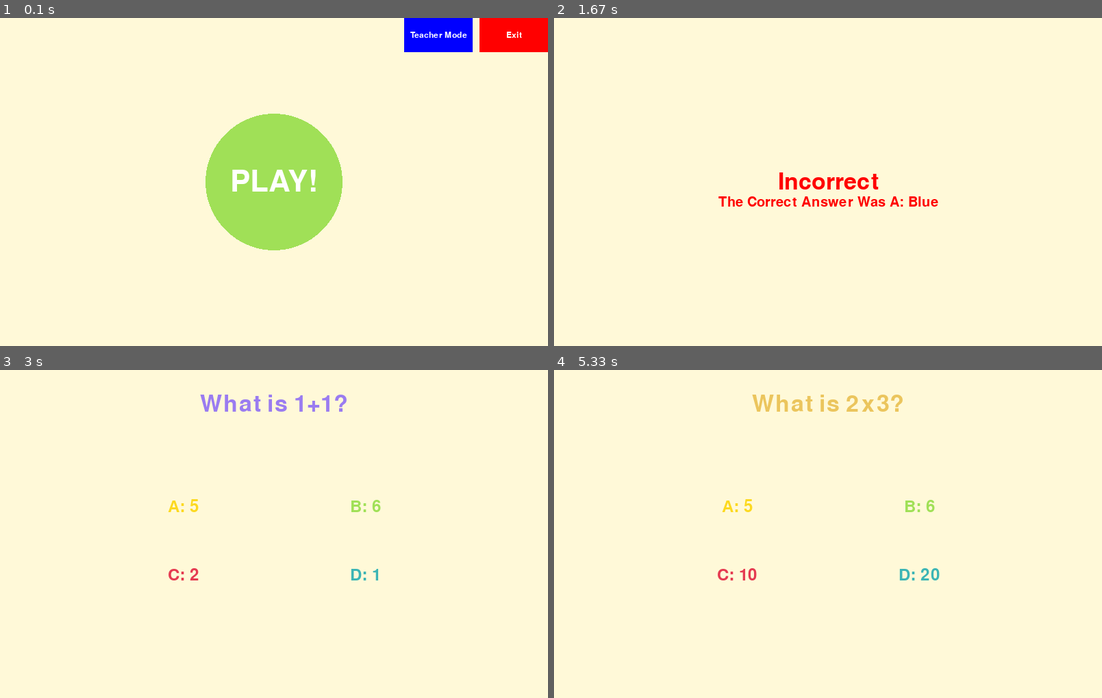
Above: before the commit, frames 1-4 (two rows, left to right).
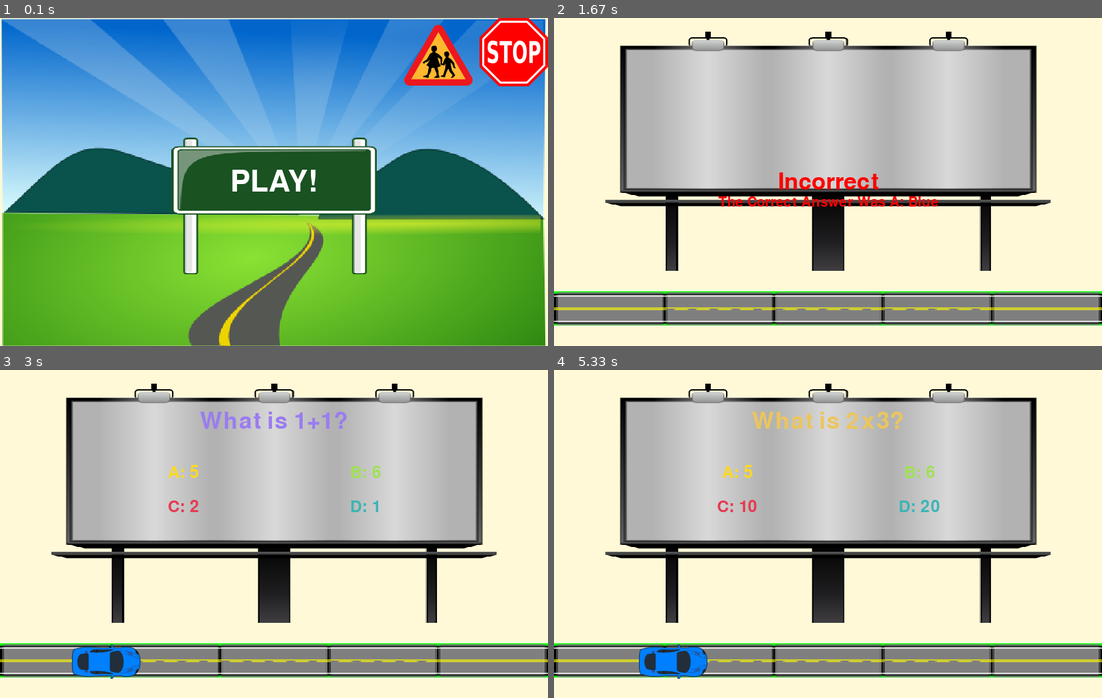
Above: after the commit, the same moments.

Repository: danielchriscarter/PiRight
Game: pygame game, started from home.py
The game is run twice, just before and just after one commit, with the same random seed, the same clock (stepped at 60 frames per second) and the same inputs.
Inputs (mouse positions are in pixels of both pictures, inside the frame that each line leads up to):
- Up to frame 1 (0.1 s): no input
- Up to frame 2 (1.67 s): click (828, 182) at 0.38 s; hold D 0.67-1.13 s; move the mouse to (910, 67) at 0.7 s
- Up to frame 3 (3 s): hold A 1.67-2.2 s; tap B at 2.67 s
- Up to frame 4 (5.33 s): hold D 3-3.63 s; tap C at 4.17 s; hold D 4.5-4.97 s; hold D from 5 s (still down)

The runs differ from the first frame. In frame 1, 98% of the frame differs, in the area x 0-100%, y 0-100%; in frame 2, 49%; in frame 3, 50%; in frame 4, 50%.

Commit message:
Looks better now and basic timer

Diff:
--- a/home.py
+++ b/home.py
@@ -18,17 +18,28 @@
 
     def Main(self):
 
+        playButton = pygame.image.load('green-road-sign-md.png')
+        playButton = pygame.transform.scale(playButton, (300, 200))
+        stopButton = pygame.image.load('stop.png')
+        teacherButton = pygame.image.load('teacherIcon.png')
+        homeBackground = pygame.image.load('country-side-hi.png')
+        homeBackground = pygame.transform.scale(homeBackground, (860,480))
+
         while 1:
             self.screen.fill((255, 249, 216))
-
+            self.screen.blit(homeBackground, (-30,0))
+            self.screen.blit(playButton, (250,175))
             centre_play = (400,240)
             radius_play = 100
             btn_teacher = (590,0,100,50)
             btn_exit = (700,0,100,50)
 
-            self.circle = pygame.draw.circle(self.screen, (160,224,87), centre_play, radius_play)
-            self.rect = pygame.draw.rect(self.screen, (0,0,255), btn_teacher ,0)
-            self.rect = pygame.draw.rect(self.screen, (255,0,0), btn_exit ,0)
+            #self.circle = pygame.draw.circle(self.screen, (160,224,87), centre_play, radius_play)
+            #self.rect = pygame.draw.rect(self.screen, (0,0,255), btn_teacher ,0)
+            #self.rect = pygame.draw.rect(self.screen, (255,0,0), btn_exit ,0)
+            self.screen.blit(stopButton, (700,0))
+            self.screen.blit(teacherButton, (590,10))
+
 
             for event in pygame.event.get():
                 if event.type == pygame.QUIT:
@@ -56,8 +67,8 @@
 
             if pygame.font:
                 DisplayText(self.screen, "PLAY!", 64, (255,255,255), x=400, y=240)
-                DisplayText(self.screen, "Teacher Mode", 18, (255,255,255), x=640, y=25)
-                DisplayText(self.screen, "Exit", 18, (255,255,255), x=750, y=25)
+                #DisplayText(self.screen, "Teacher Mode", 18, (255,255,255), x=640, y=25)
+                #DisplayText(self.screen, "Exit", 18, (255,255,255), x=750, y=25)
 
             pygame.display.update()
 
--- a/pygame_output.py
+++ b/pygame_output.py
@@ -19,6 +19,7 @@
         buttons.Setup(self.BUTTONS)
         self.screen = screen
 
+
     def Main(self):
         answered = False
         finished = False
@@ -27,14 +28,25 @@
         startTime = time.time()
         colour = self.RandomiseColour()
         back_btn = (300,300,200,120)
+        car = pygame.image.load('light-blue-car-top-view-th.png')
+        carSprite = pygame.transform.scale(car, (40, 20))
+        board = pygame.image.load('bigBoard.png')
+        board = pygame.transform.scale(board, (650, 350))
+        road = pygame.image.load('passing-zone-md.png')
+        road = pygame.transform.scale(road, (800, 50))
+        carWidth = 70
+        carHeight = 402
+        print (startTime)
 
         while 1:
             self.screen.fill((255, 249, 216))
+            self.screen.blit(board,(75,20))
+            self.screen.blit(road, (0,400))
 
             ##quizImage = pygame.sprite.Sprite()
             ##quizImage.image = pygame.image.load("./test pygame/image")
             ##quizImage.rect = quizImage.image.get_rect()
-           ## quizImage.rect.topleft = [0, 0]
+            ##quizImage.rect.topleft = [0, 0]
             ##self.screen.blit(quizImage.image, quizImage.rect)
             if(answered==False):
                 buttonPressed = buttons.CheckPins(self.BUTTONS) #[0,0,0,0]
@@ -50,6 +62,12 @@
                 elif(buttonPressed==self.BUTTONS[3]):
                     self.quiz.questions[index].answer = "d"
                     answered = True
+                else:
+                    self.screen.blit(car, (carWidth, carHeight))
+                    carWidth+=1
+                    if carWidth == 730:
+                        finished = True
+                        answered = True
 
 
             for event in pygame.event.get():
@@ -100,6 +118,7 @@
 
             if pygame.font:
                 if(finished==True):
+                    self.quiz.questions[index].duration = time.time() - startTime
                     timeTaken = round(self.quiz.totalTime(),2)
                     DisplayText(self.screen, "Your score is: " + str(self.quiz.questions_score),60, (255,0,0), x=self.width/2, y=self.height/4)
                     DisplayText(self.screen, "Total Time: " + str(timeTaken) + "s", 60, (255,0,0), x=self.width/2, y=self.height/2)
@@ -118,7 +137,7 @@
                     self.DisplayQuestion(index, colour)
                 else:
                     if self.quiz.questions[index].checkAnswer():
-                        DisplayText(self.screen, "Correct!", 60, (0,255,0), x=self.width/2, y=self.height/2)
+                        DisplayText(self.screen, "Correct!", 60, (0,255,0), x=self.width/2, y=self.height/4)
                     else:
                         DisplayText(self.screen, "Incorrect", 50, (255,0,0), x=self.width/2, y=self.height/2)
                         DisplayText(self.screen, "The Correct Answer Was " + self.quiz.questions[index].printCorrectAnswer(),  30, (255,0,0), x=self.width/2, y=self.height/2+30)
@@ -127,11 +146,11 @@
             pygame.display.update()
 
     def DisplayQuestion(self,index, colour):
-        DisplayText(self.screen, self.quiz.questions[index].text,50, colour ,x=self.width/2, y= 50)
-        DisplayText(self.screen, "A: " + self.quiz.questions[index].choices['a'], 35, (252,217,32),x=self.width/3, y=200)
-        DisplayText(self.screen, "B: " + self.quiz.questions[index].choices['b'], 35, (160,224,87),x=2*self.width/3, y=200)
-        DisplayText(self.screen, "C: " + self.quiz.questions[index].choices['c'], 35, (229,59,81),x=self.width/3, y=300)
-        DisplayText(self.screen, "D: " + self.quiz.questions[index].choices['d'], 35, (60,181,181),x=2*self.width/3, y=300)
+        DisplayText(self.screen, self.quiz.questions[index].text,50, colour ,x=self.width/2, y= 75)
+        DisplayText(self.screen, "A: " + self.quiz.questions[index].choices['a'], 35, (252,217,32),x=self.width/3, y=150)
+        DisplayText(self.screen, "B: " + self.quiz.questions[index].choices['b'], 35, (160,224,87),x=2*self.width/3, y=150)
+        DisplayText(self.screen, "C: " + self.quiz.questions[index].choices['c'], 35, (229,59,81),x=self.width/3, y=200)
+        DisplayText(self.screen, "D: " + self.quiz.questions[index].choices['d'], 35, (60,181,181),x=2*self.width/3, y=200)
 
     def RandomiseColour(self):
         a = 0
Binary file added: background1.png
Binary file added: bigBoard.png
Binary file added: country-side-hi.png
Binary file added: green-road-sign-hi.png
Binary file added: green-road-sign-md.png
Binary file added: light-blue-car-top-view-th.png
Binary file added: passing-zone-md.png
Binary file added: roundBlank.png
Binary file added: stop.png
Binary file added: teacherIcon.png
